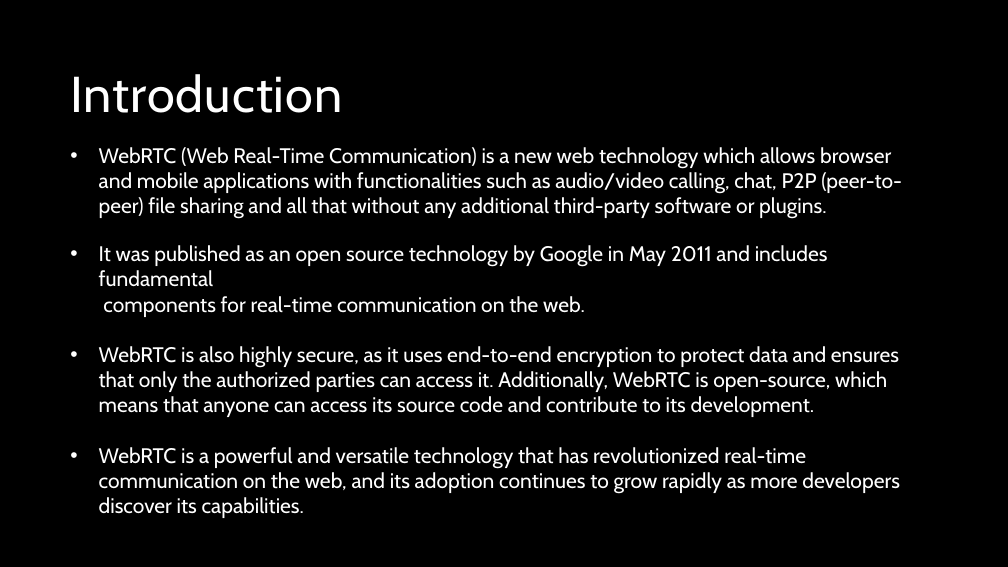
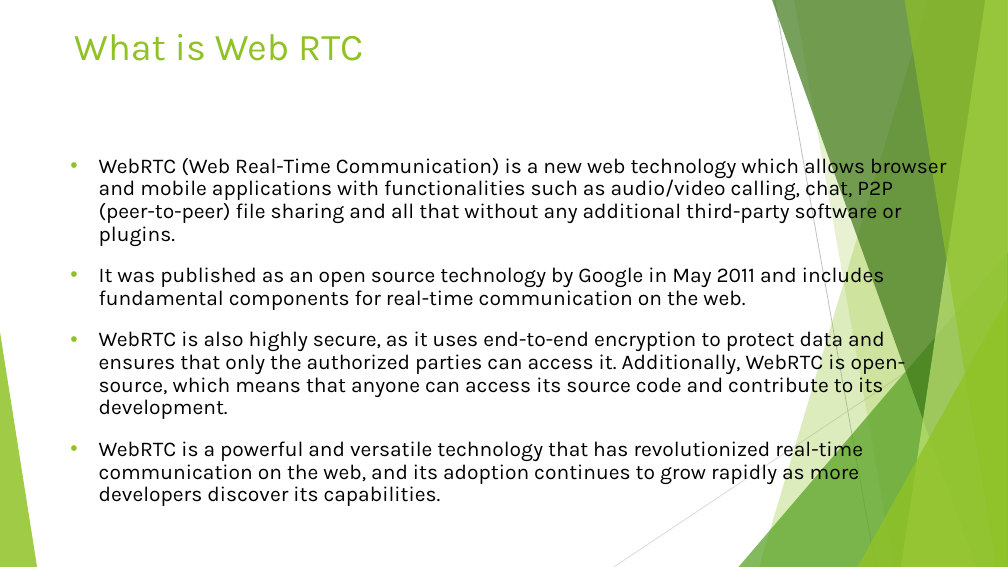
Before and after one commit to musarratChowdhury/ASPNETWEBRTC_PROJECT, a slide deck: slide 5 of Presentation/About WebRTC.pptx (slide 4 before the commit). Drawn at 1008x567 pixels with LibreOffice and Linux fonts; fonts in the diff are those of the drawing; background and template pictures are left out. Boxes give left, top, right and bottom in pixels: in the first picture for what was removed or moved away, otherwise in the second. Text is boxed around its words. In the diff, an @@ line names an element or a change of style, - is before the commit and + after.

Commit message:
update presentation

```diff
--- a/Presentation/About WebRTC.pptx
+++ b/Presentation/About WebRTC.pptx
@@ background picture (left out) to #FFFFFF @@
@@ title added at bbox=[74, 34, 363, 61], 36 pt, text #90C226 @@
+What is Web RTC
@@ title removed at bbox=[70, 74, 342, 113] @@
-Introduction
@@ text at bbox=[99, 153, 946, 485]: font Cabin to Karla, text colour #FFFFFF to #000000 in "WebRTC (Web Real-Time Communication) is a new ...", "WebRTC is also highly secure, as it ...", "WebRTC is a powerful and versatile technology ..."; line spacing 1 to 0.9; more space between paragraphs @@
@@ text at bbox=[99, 263, 885, 310]: text changed; font Cabin to Karla; text colour #FFFFFF to #000000 @@
-• It was published as an open source technology by Google in May 2011 and includes fundamental
-components for real-time communication on the web.
+• It was published as an open source technology by Google in May 2011 and includes fundamental components for real-time communication on the web.
@@ group added at bbox=[0, 0, 1008, 567]: 5 freeform shapes, 3 triangles, 2 lines @@
```
Also in this commit, not shown: 16 other slides changed, 3 slides added, 1 slide removed.
